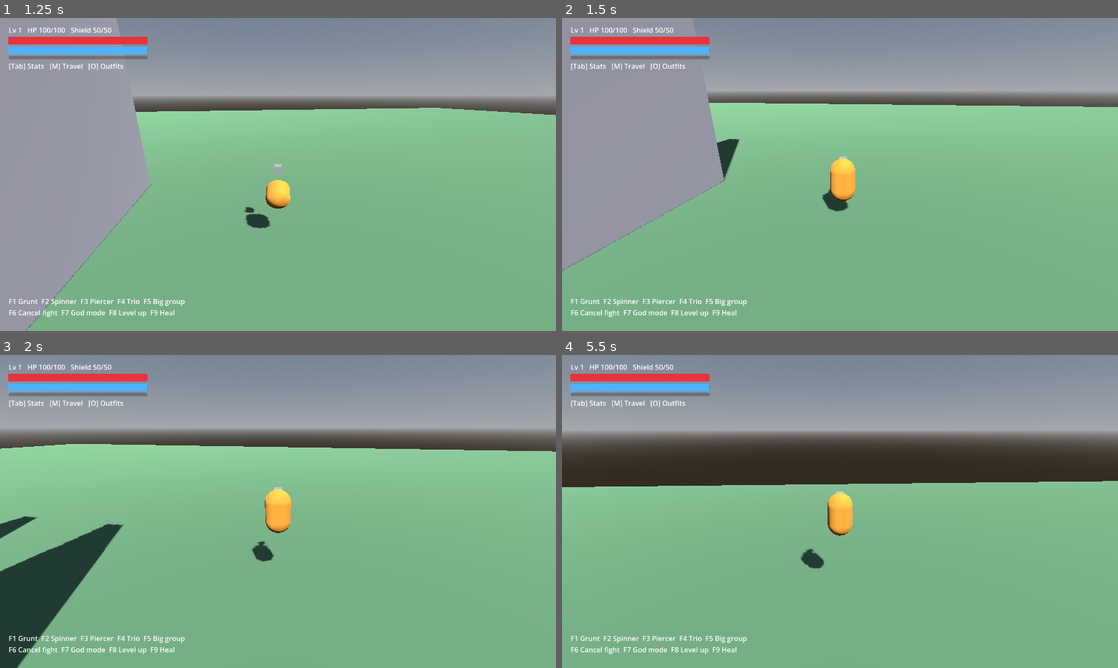
Above: before the commit, frames 1-4 (two rows, left to right).
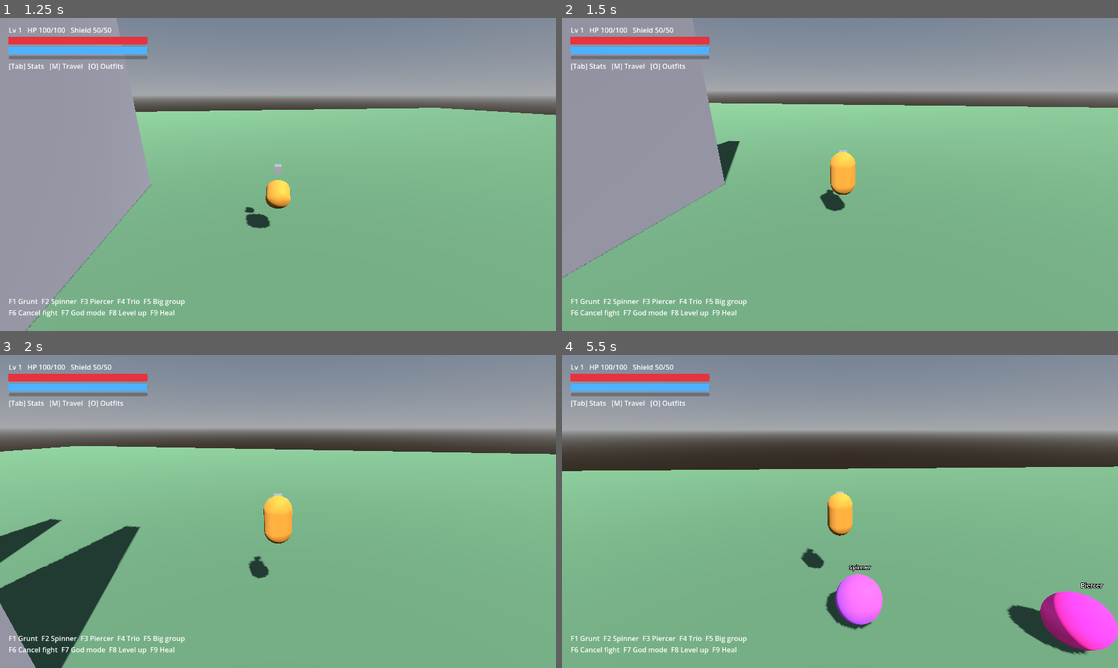
Above: after the commit, the same moments.

Repository: doggoanim/Krits
Game: Godot game, scene res://main.tscn
Two runs of this game, one before a commit and one after it. Both use one fixed random seed, a clock stepped at 60 frames per second and the inputs below.
Inputs (mouse positions are in pixels of both pictures, inside the frame that each line leads up to):
- Up to frame 1 (1.25 s): tap Enter at 0.5 s; move the mouse to (305, 174) at 0.52 s; hold W (move_forward) from 0.53 s (still down); hold Shift (roll_dive) from 0.53 s (still down); tap Space (jump) at 0.77, 0.8, 1.07 s
- Up to frame 2 (1.5 s): keep holding W (move_forward); move the mouse to (812, 174) at 1.27 s; release Shift (roll_dive) at 1.28 s; tap Space (jump) at 1.35 s
- Up to frame 3 (2 s): keep holding W (move_forward); tap Space (jump) at 1.52, 1.82 s; tap Shift (roll_dive) at 1.55 s
- Up to frame 4 (5.5 s): keep holding W (move_forward); move the mouse to (851, 505) at 2.02 s; hold Ctrl (crouch_pound) 2.03-2.78 s; tap Space (jump) at 2.3, 3.02, 3.32, 3.77, 3.8, 4.07, 4.52, 4.82 s; move the mouse to (834, 517) at 2.77 s; tap E (interact) at 2.85 s; tap Shift (roll_dive) at 3.05, 4.35 s; move the mouse to (878, 514) at 3.52 s; hold Shift (roll_dive) 3.53-4.28 s; move the mouse to (795, 508) at 4.27 s; move the mouse to (845, 511) at 5.02 s; hold Space (jump) from 5.03 s (still down)

Frame 1 is identical in both runs. In frame 2, 1.1% of the frame differs, in the area x 0-100%, y 27-83%; in frame 3, 6.5%; in frame 4, 9.0%, in the area x 0-100%, y 35-96%.

Commit message:
Allow dive during long jump, cancel momentum on dive-jump, remove variable jump height
Long jump can now cancel into an air dive (consumes can_dive, same as any
other dive), matching how it already cancels into a pound and wall-bounces
re-grant the dive.

Jumping out of a dive now zeroes horizontal velocity first, same clean pop
as an orb bounce, instead of carrying the dive's speed into the jump.

Removed the hold-to-jump-higher mechanic entirely: start_jump() no longer
takes a cuttable flag, AirState no longer has the early-release velocity
cut, and PlayerConfig.jump_cut is gone. Every jump is now a fixed height
regardless of how long the button is held — consistent and snappy, and
incidentally removes the main suspect behind the earlier "sometimes a tiny
jump" report (a quick tap could get caught by the cut before this).

Co-Authored-By: Claude Sonnet 5 <noreply@anthropic.com>
Claude-Session: https://claude.ai/code/session_01TYpdm1jACUqsWG6yyTxbgm

Diff:
--- a/player/player.gd
+++ b/player/player.gd
@@ -151,11 +151,13 @@
 
 # ---------------------------------------------------------------- actions
 
-func start_jump(vel: float, cuttable := true) -> void:
+## Every jump is a fixed, snappy height — no variable height from holding the
+## button, so the timing always feels the same regardless of how long jump is held.
+func start_jump(vel: float) -> void:
 	velocity.y = vel
 	coyote = 0.0
 	jump_buffer_t = 0.0
-	machine.transition_to(&"Air", {"cuttable": cuttable})
+	machine.transition_to(&"Air")
 
 func bounce_off_orb() -> void:
 	set_hvel(Vector3.ZERO)   # a clean vertical pop, even out of a fast dive
--- a/player/player_config.gd
+++ b/player/player_config.gd
@@ -17,8 +17,7 @@
 @export var air_accel := 22.0
 @export var air_steer_rate := 2.2          ## rad/s steering while carrying extra momentum
 @export var momentum_drag := 1.5           ## speed lost per second above air_speed
-@export var jump_velocity := 12.0
-@export var jump_cut := 0.5                ## velocity multiplier when jump released early
+@export var jump_velocity := 12.0          ## fixed height every jump — no variable height from holding
 @export var coyote_time := 0.1
 @export var jump_buffer := 0.12
 
--- a/player/states/air_state.gd
+++ b/player/states/air_state.gd
@@ -1,10 +1,7 @@
 class_name AirState
 extends PlayerState
 
-var _cuttable := false
-
-func enter(_prev: StringName, msg: Dictionary = {}) -> void:
-	_cuttable = msg.get("cuttable", false)
+func enter(_prev: StringName, _msg: Dictionary = {}) -> void:
 	if player.can_stand():
 		player.set_crouching(false)
 
@@ -26,9 +23,6 @@
 	if input.length() > 0.1:
 		p.face(input, delta)
 	p.apply_gravity(delta)
-	if _cuttable and p.velocity.y > 0.0 and not Input.is_action_pressed(&"jump"):
-		p.velocity.y *= c.jump_cut
-		_cuttable = false
 	p.move_and_slide()
 	if p.is_on_floor():
 		machine.transition_to(&"Ground")
--- a/player/states/dive_state.gd
+++ b/player/states/dive_state.gd
@@ -20,7 +20,8 @@
 func physics_update(delta: float) -> void:
 	var p := player
 	if Input.is_action_just_pressed(&"jump"):
-		p.start_jump(p.config.dive_cancel_velocity, false)
+		p.set_hvel(Vector3.ZERO)   # cancel all momentum, same clean pop as an orb bounce
+		p.start_jump(p.config.dive_cancel_velocity)
 		return
 	p.apply_gravity(delta, 0.9)
 	var prev_h := p.get_hvel()
--- a/player/states/long_jump_state.gd
+++ b/player/states/long_jump_state.gd
@@ -1,5 +1,7 @@
 class_name LongJumpState
 extends PlayerState
+## Roll + jump. Can cancel into a dive (consumes can_dive like any other air dive)
+## or a ground pound, and wall-bounces re-grant the dive just like a normal jump.
 
 func enter(_prev: StringName, _msg: Dictionary = {}) -> void:
 	player.visual.set_pose(&"long_jump")
@@ -9,6 +11,9 @@
 
 func physics_update(delta: float) -> void:
 	var p := player
+	if Input.is_action_just_pressed(&"roll_dive") and p.can_dive:
+		machine.transition_to(&"Dive")
+		return
 	if Input.is_action_just_pressed(&"crouch_pound"):
 		machine.transition_to(&"Pound")
 		return
--- a/player/states/pound_land_state.gd
+++ b/player/states/pound_land_state.gd
@@ -14,7 +14,7 @@
 func physics_update(delta: float) -> void:
 	var p := player
 	if p.jump_buffer_t > 0.0:
-		p.start_jump(p.config.pound_jump_velocity, false)
+		p.start_jump(p.config.pound_jump_velocity)
 		return
 	p.velocity = Vector3(0.0, -1.0, 0.0)
 	p.move_and_slide()
